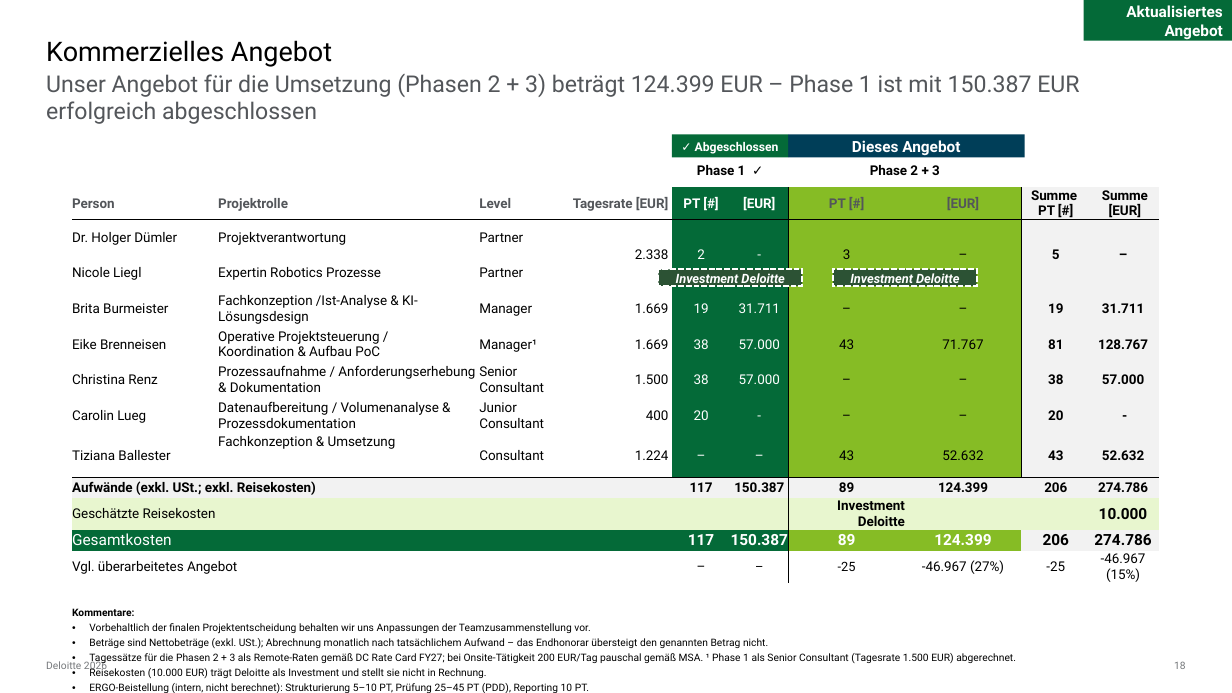
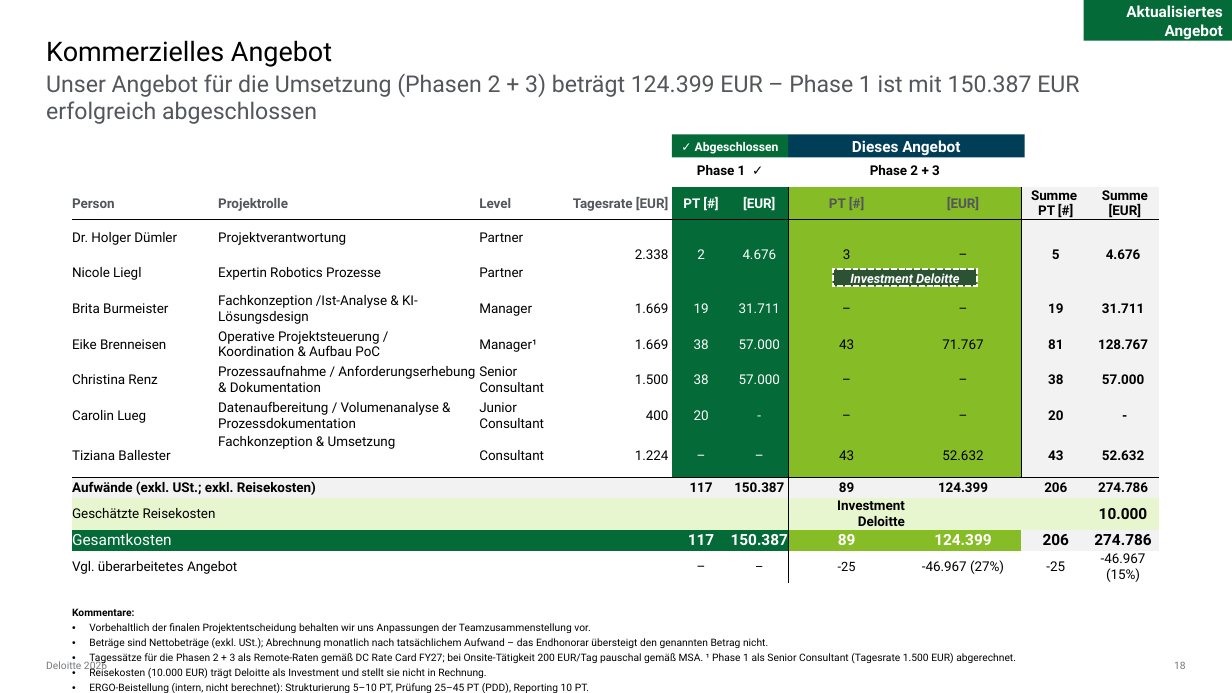
Before and after one commit to brenneisen-e/01_ki-arbeitsplatz, a slide deck: slide 18 of Bestandsuebertragung/kontextdokumente/20260702_ERGO_HR Sales_Makler meets KI_Angebot Deloitte_vworking.pptx. Drawn at 1232x693 pixels with LibreOffice and Linux fonts; fonts in the diff are those of the drawing. Boxes give left, top, right and bottom in pixels: in the first picture for what was removed or moved away, otherwise in the second. Text is boxed around its words. In the diff, an @@ line names an element or a change of style, - is before the commit and + after.

```diff
--- a/Bestandsuebertragung/kontextdokumente/20260702_ERGO_HR Sales_Makler meets KI_Angebot Deloitte_vworking.pptx
+++ b/Bestandsuebertragung/kontextdokumente/20260702_ERGO_HR Sales_Makler meets KI_Angebot Deloitte_vworking.pptx
@@ table at box(72, 135, 1160, 586) @@
-row 4, column 7: -
+row 4, column 7: 4.676
-row 4, column 11: –
+row 4, column 11: 4.676
@@ rectangle removed at box(659, 269, 803, 286) @@
-Investment Deloitte
```
Also in this commit, not shown: 1 other slide changed.
